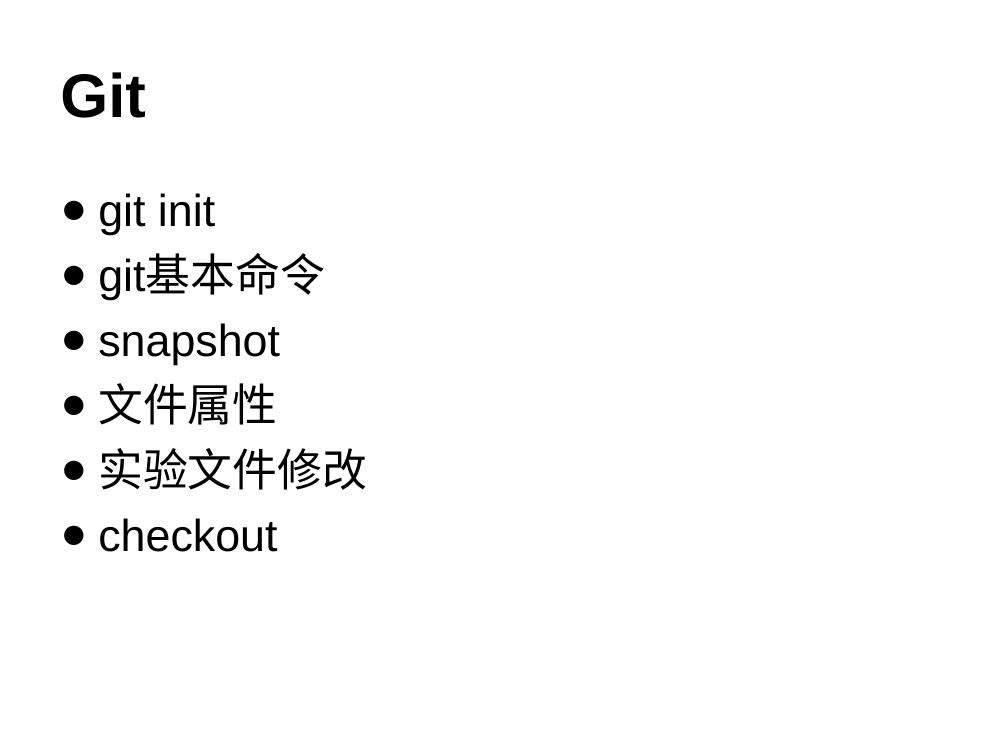
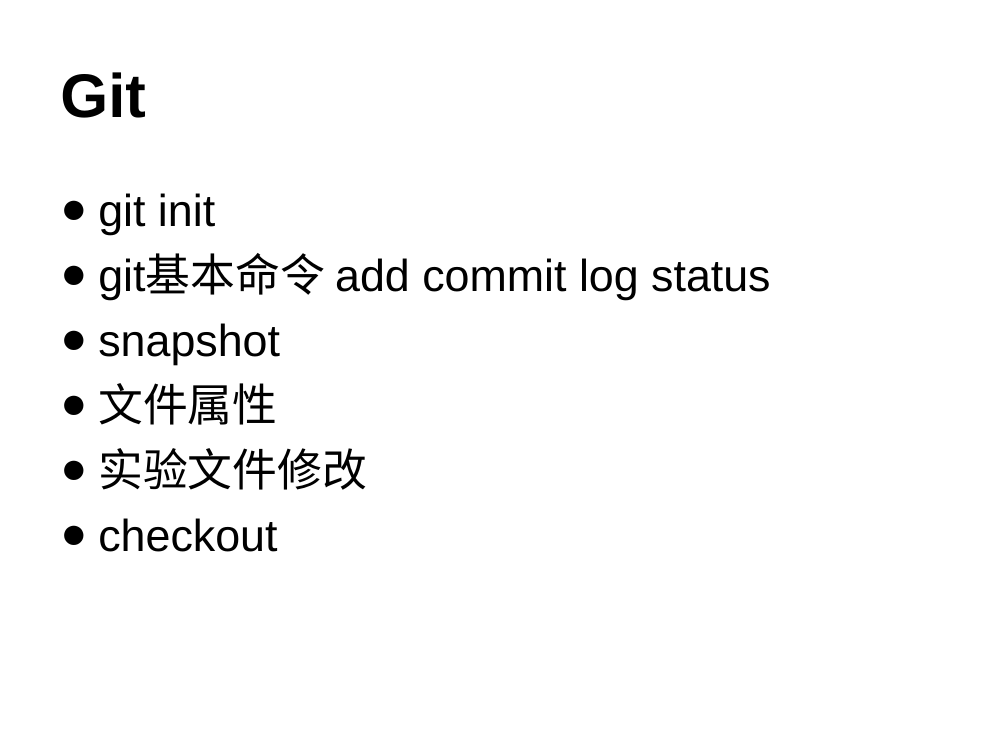
Before and after one commit to lxmxhh/git-intro, a slide deck: slide 4 of Git.ppt. Drawn at 1008x756 pixels with LibreOffice and Linux fonts; fonts in the diff are those of the drawing. Boxes give left, top, right and bottom in pixels: in the first picture for what was removed or moved away, otherwise in the second. Text is boxed around its words. In the diff, an @@ line names an element or a change of style, - is before the commit and + after.

```diff
--- a/Git.ppt
+++ b/Git.ppt
@@ text at [98,256,770,300]: text changed @@
-● git基本命令
+● git基本命令 add commit log status
```
Also in this commit, not shown: 1 other slide changed, 4 slides added.
